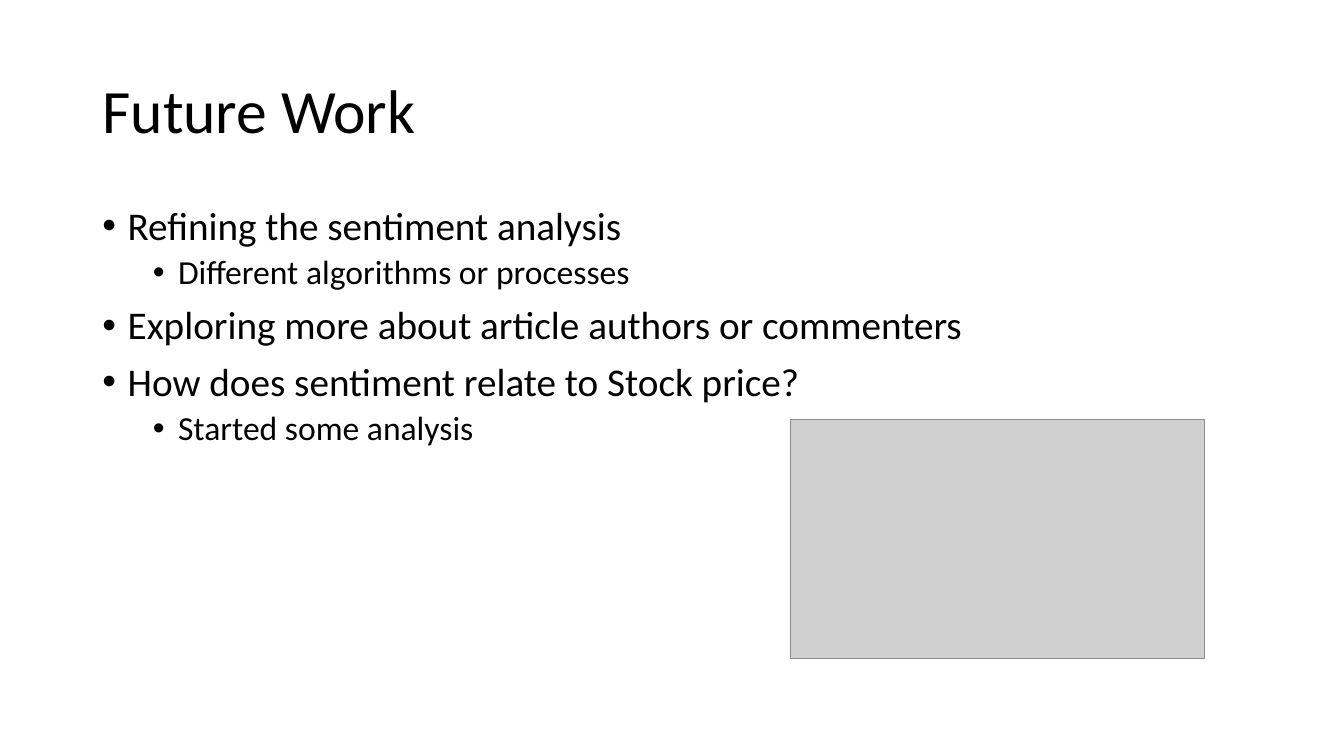
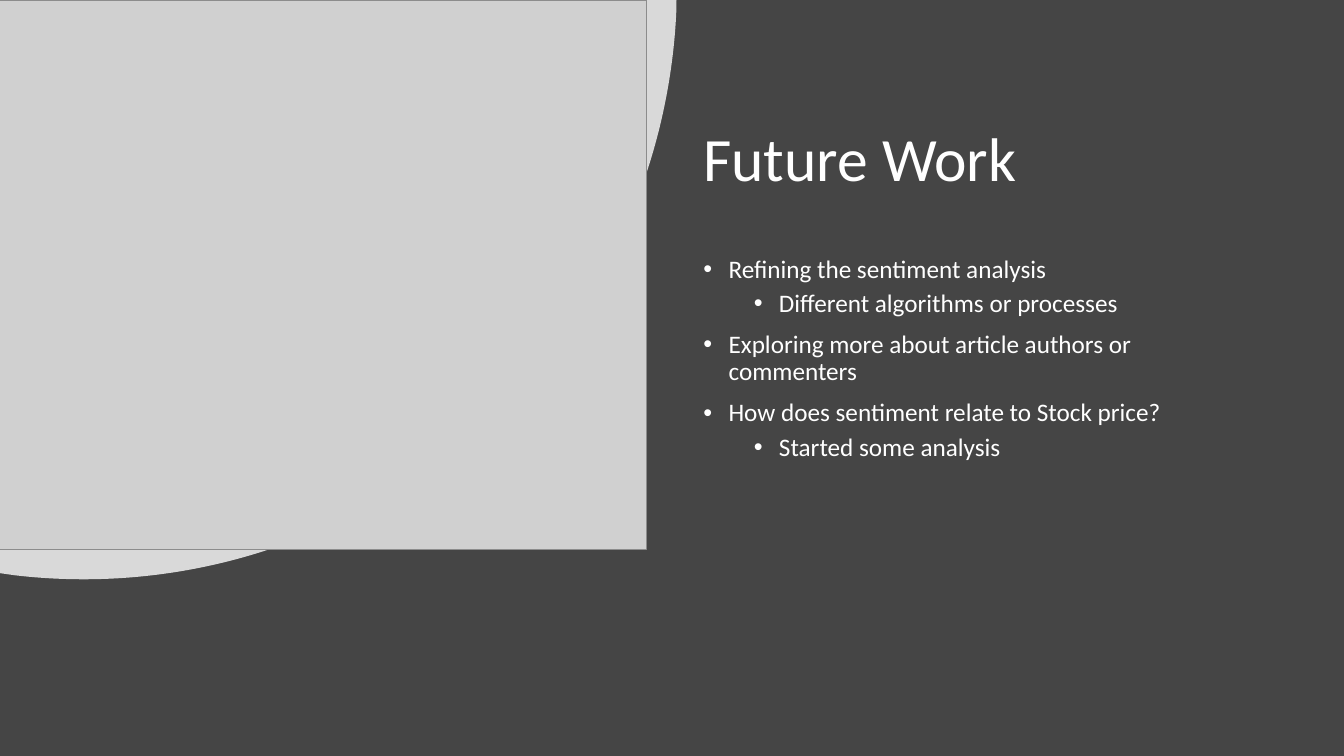
Before and after one commit to HTHgithub/Sentiment_Analysis_Of_Airline_News_Sources, a slide deck: slide 16 of FinalPresentation.pptx. Drawn at 1344x756 pixels with LibreOffice and Linux fonts; fonts in the diff are those of the drawing; grey boxes stand for pictures. Boxes give left, top, right and bottom in pixels: in the first picture for what was removed or moved away, otherwise in the second. Text is boxed around its words. In the diff, an @@ line names an element or a change of style, - is before the commit and + after.

```diff
--- a/FinalPresentation.pptx
+++ b/FinalPresentation.pptx
@@ background #FFFFFF to #454545 @@
@@ picture: place and size @@
-picture at [790,419,1205,658]
+picture at [0,0,646,549]
@@ freeform shape added at [0,0,677,580], fill #FFFFFF at 80% opacity @@
@@ title "Future Work": place and size @@
-title "Future Work" at [102,90,415,134]
+title "Future Work" at [703,138,1016,182]
@@ title "Future Work" at [703,138,1016,182]: text colour #000000 to #FFFFFF @@
@@ text "Refining the sentiment analysis": place and size @@
-text "Refining the sentiment analysis" at [128,212,962,446]
+text "Refining the sentiment analysis" at [729,260,1161,460]
@@ text "Refining the sentiment analysis" at [729,260,1161,460]: size 28 to 18 pt in "Refining the sentiment analysis", "Exploring more about article authors or commenters", "How does sentiment relate to Stock price?"; text colour #000000 to #FFFFFF; size 24 to 18 pt in "Different algorithms or processes", "Started some analysis" @@
```
Also in this commit, not shown: 2 other slides changed.
